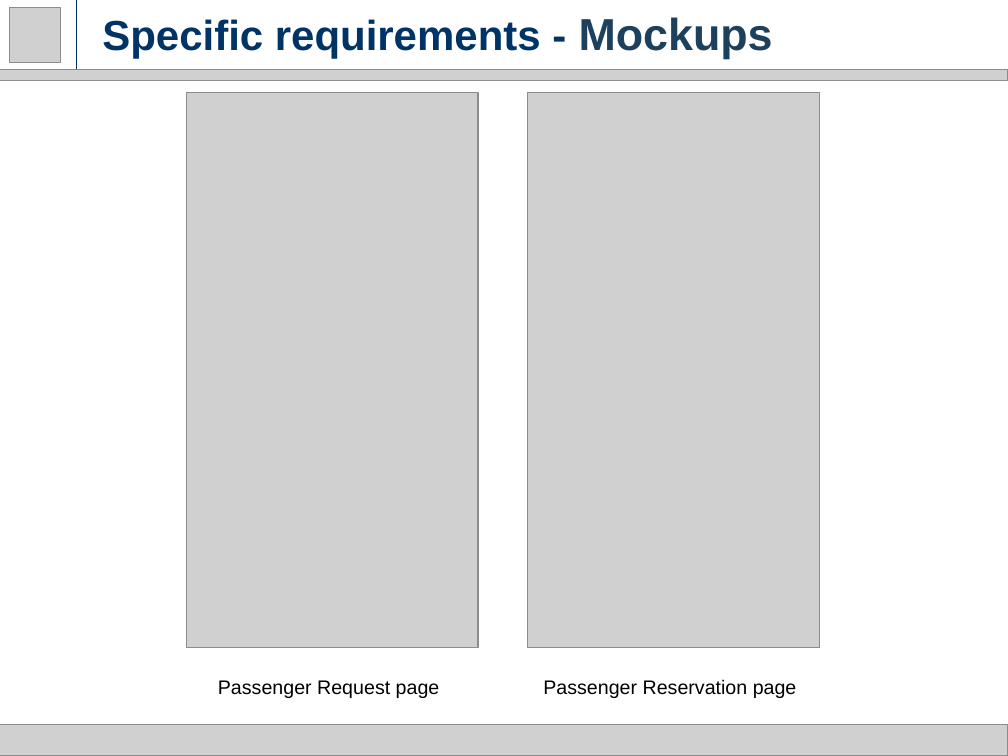
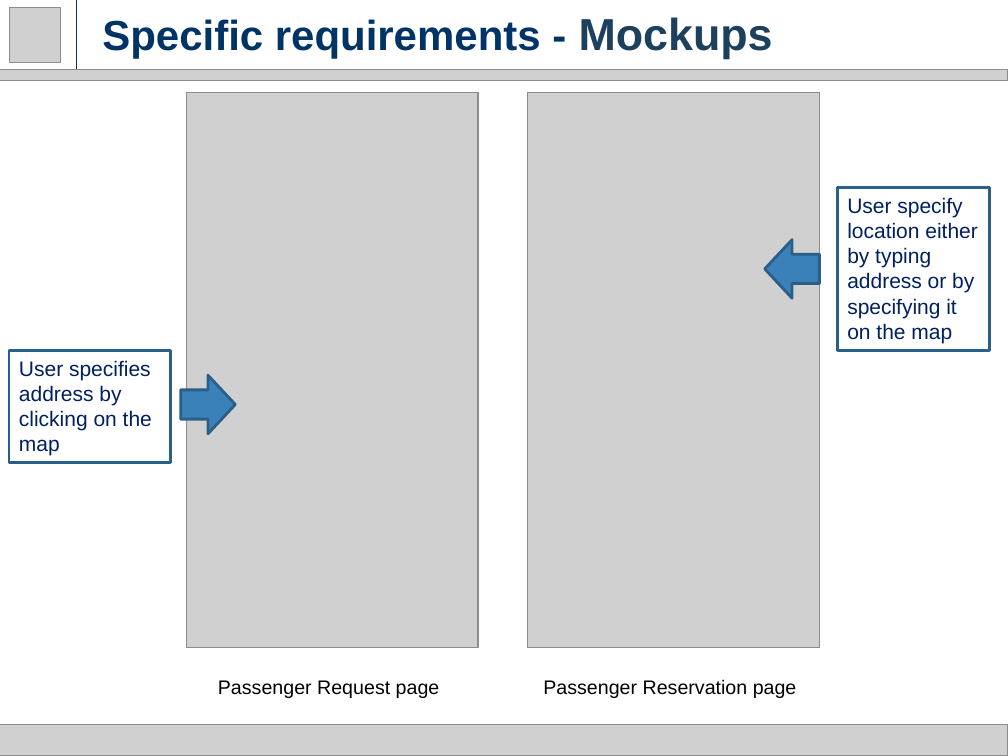
Before and after one commit to milica13629/SW2015, a slide deck: slide 11 of RASD.pptx. Drawn at 1008x756 pixels with LibreOffice and Linux fonts; fonts in the diff are those of the drawing; grey boxes stand for pictures. Boxes give left, top, right and bottom in pixels: in the first picture for what was removed or moved away, otherwise in the second. Text is boxed around its words. In the diff, an @@ line names an element or a change of style, - is before the commit and + after.

```diff
--- a/RASD.pptx
+++ b/RASD.pptx
@@ rectangle added at bbox=[838, 187, 990, 351], outline #2B5F8A 2 pt, 15 pt, text #002060 @@
+User specify location either by typing address or by specifying it on the map
@@ down arrow added at bbox=[765, 240, 820, 298], fill #3A81BA, outline #2B5F8A 2 pt @@
@@ rectangle added at bbox=[9, 351, 170, 463], outline #2B5F8A 2 pt, 15 pt, text #002060 @@
+User specifies address by clicking on the map
@@ down arrow added at bbox=[180, 375, 235, 433], fill #3A81BA, outline #2B5F8A 2 pt @@
```
Also in this commit, not shown: 19 other slides changed, 2 slides added.
